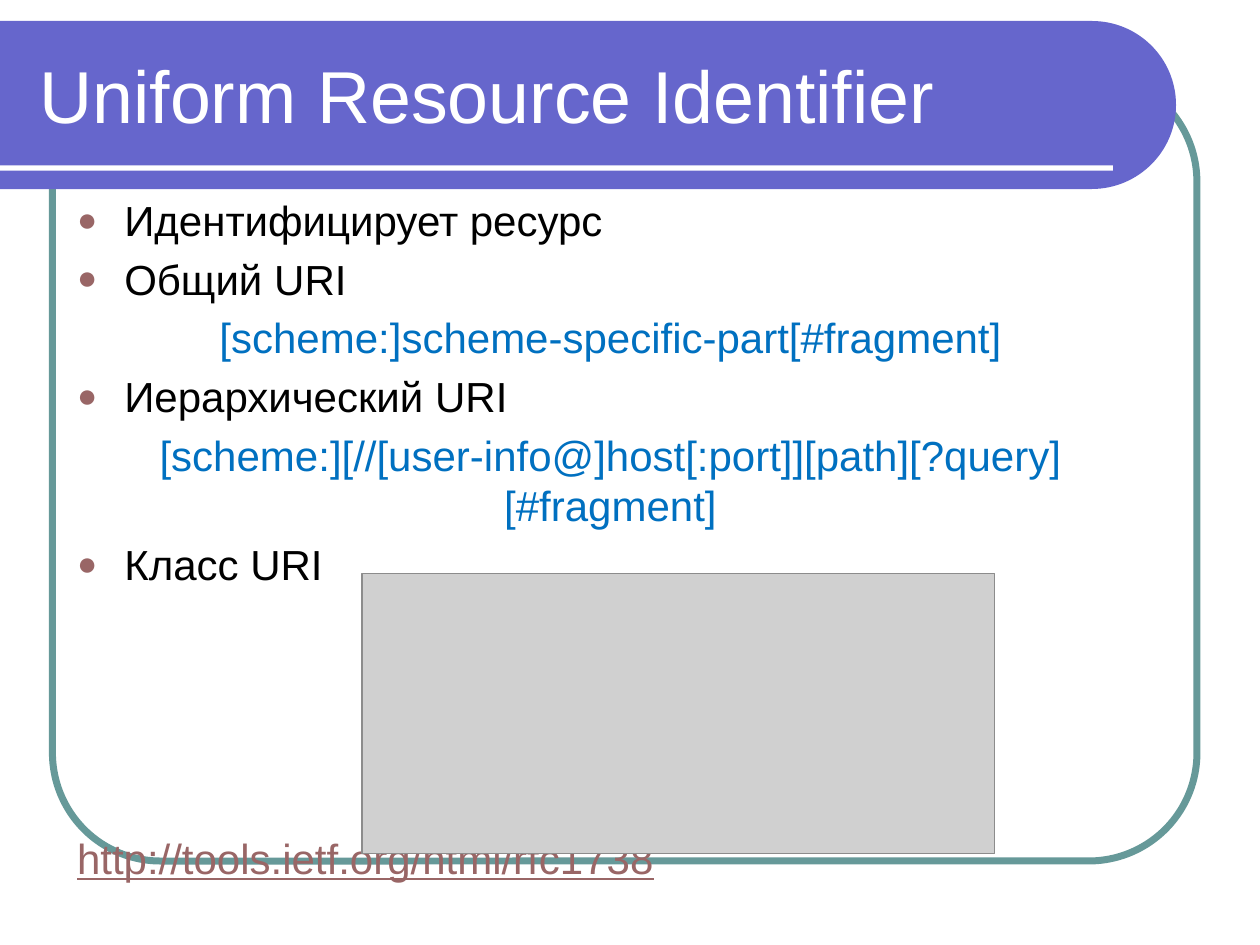
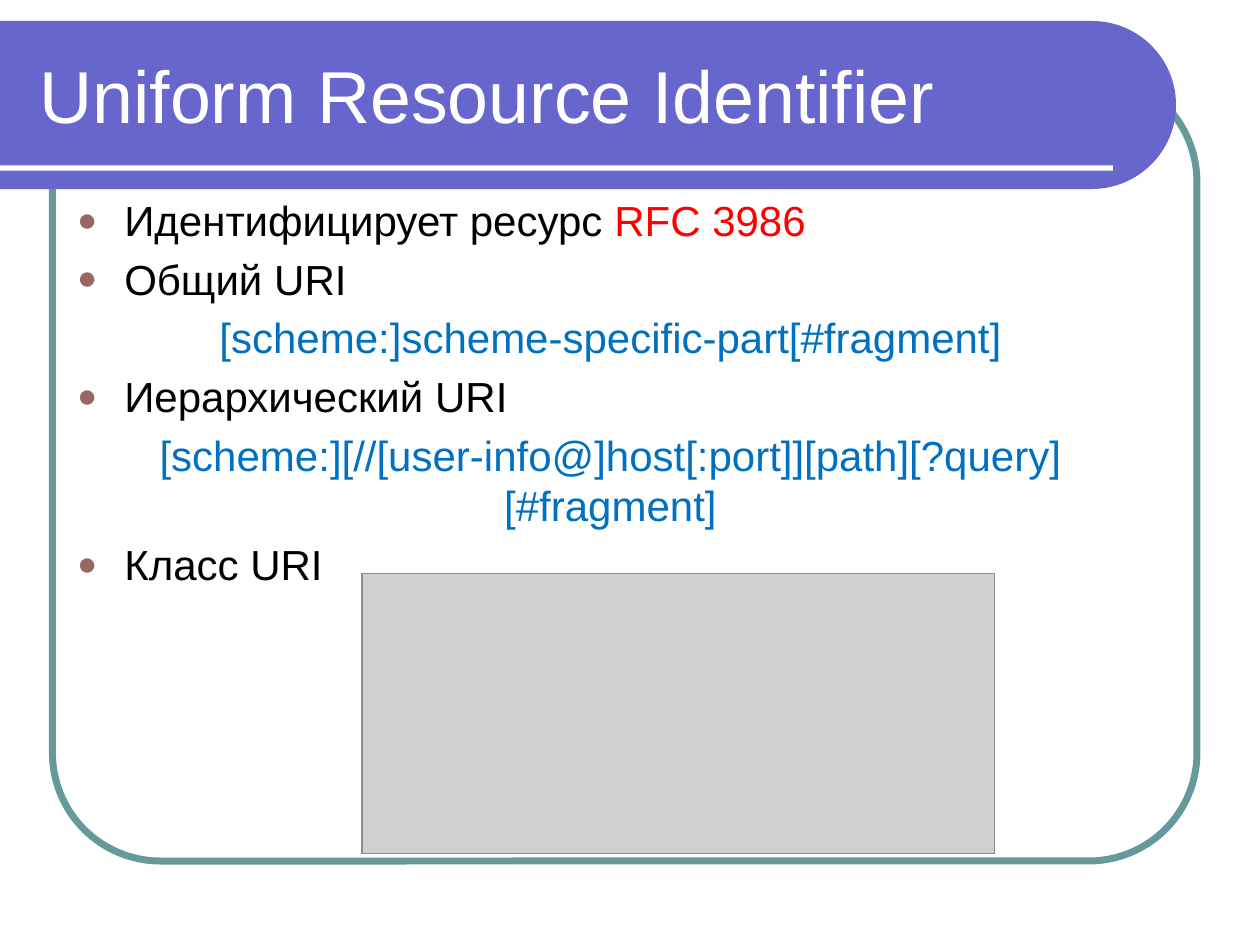
Before and after one commit to maxchv/JavaLessons, a slide deck: slide 6 of Lesson16/Network.pptx. Drawn at 1260x945 pixels with LibreOffice and Linux fonts; fonts in the diff are those of the drawing; grey boxes stand for pictures. Boxes give left, top, right and bottom in pixels: in the first picture for what was removed or moved away, otherwise in the second. Text is boxed around its words. In the diff, an @@ line names an element or a change of style, - is before the commit and + after.

```diff
--- a/Lesson16/Network.pptx
+++ b/Lesson16/Network.pptx
@@ text at (124,205,805,244): text changed @@
-● Идентифицирует ресурс
+● Идентифицирует ресурс RFC 3986
@@ text at (77,840,653,882): paragraph removed @@
-http://tools.ietf.org/html/rfc1738
```
Also in this commit, not shown: 5 other slides changed, 1 slide added, 3 other files.
